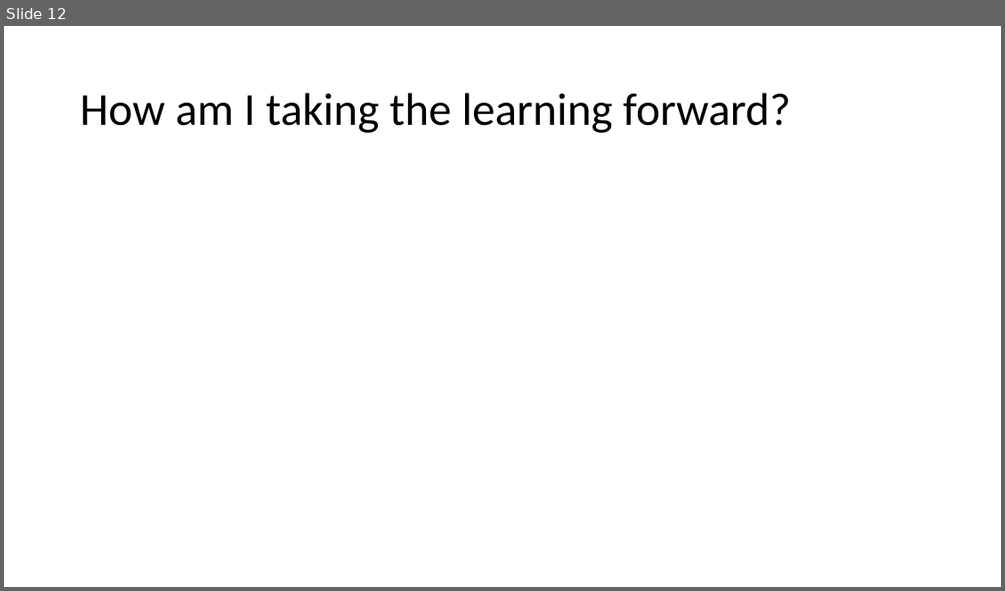
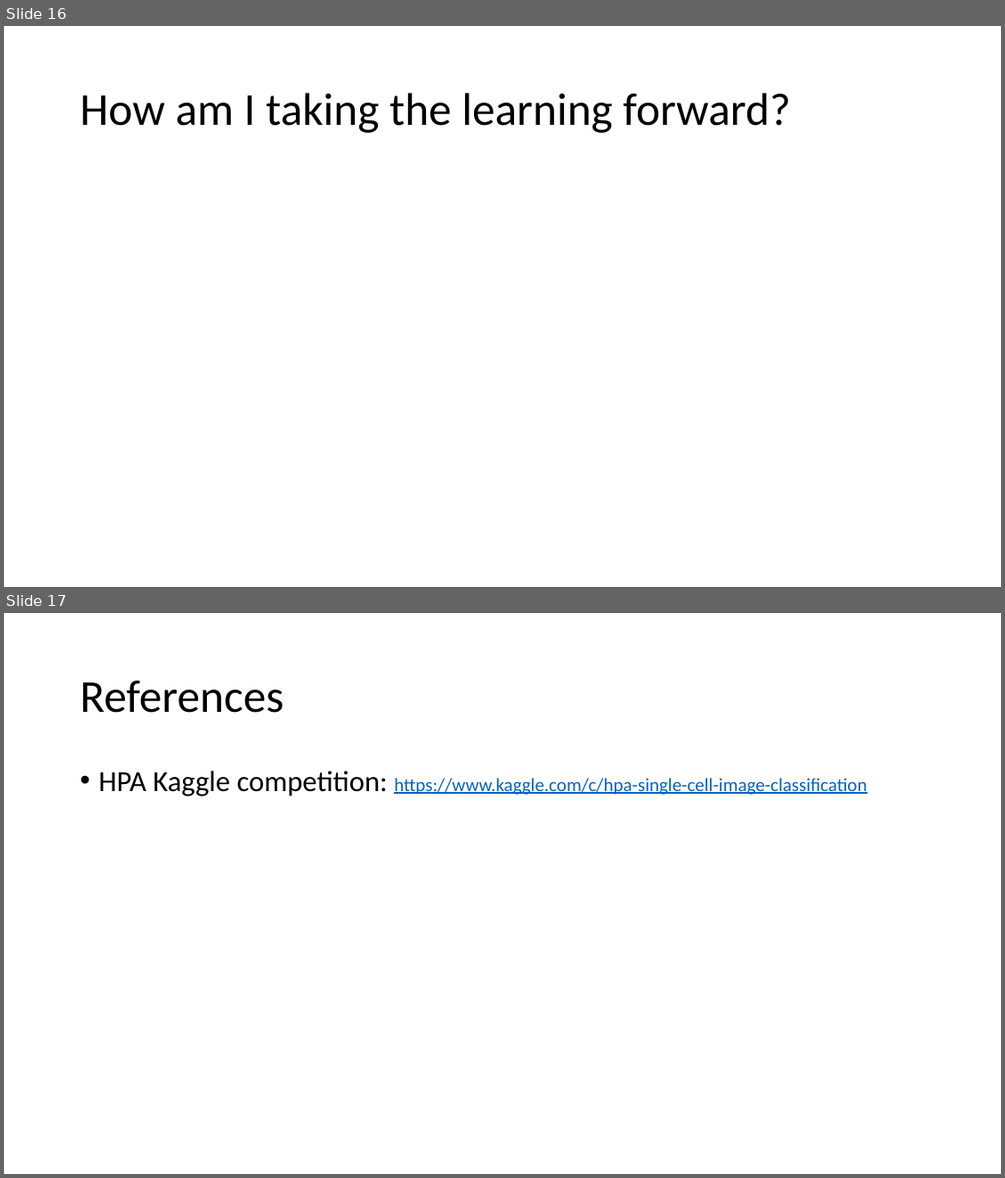
Before and after one commit to srihari-busam/MS-ADS-Portfolio, a slide deck: MS ADS.pptx. Shown one above the other, each under a label of ours: slide 12 before the commit, slides 16 and 17 after it. The pictures are 1005x591 and 1005x1178 pixels, drawn with LibreOffice and Linux fonts; fonts in the diff are those of the drawing. Boxes give left, top, right and bottom in pixels: in the first picture for what was removed or moved away, otherwise in the second. Text is boxed around its words. In the diff, an @@ line names an element or a change of style, - is before the commit and + after.

```diff
--- a/MS ADS.pptx
+++ b/MS ADS.pptx
@@ slide 17 added at (4,613,1001,1174), background #FFFFFF @@
@@ title added at (80,680,283,713), 44 pt, text #000000 @@
+References
@@ text added at (98,771,866,796), 18 pt, text #0563C1, underline @@
+• HPA Kaggle competition: https://www.kaggle.com/c/hpa-single-cell-image-classification
@@ what was slide 12 is now slide 16 @@
```
Also in this commit, not shown: 1 slide changed, 4 other slides added.
